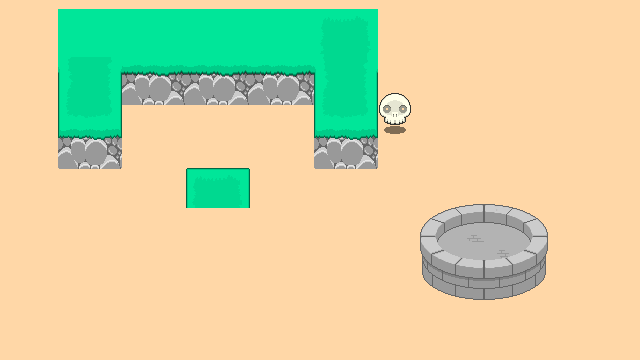
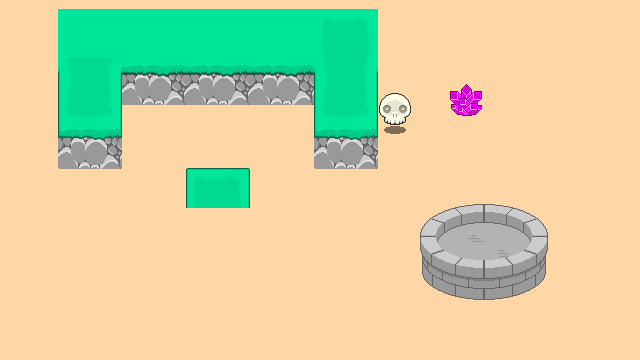
Two versions of the same layered image (640 × 360). Layer-by-layer changes:
painted on "Background" over (450, 84, 482, 116)
